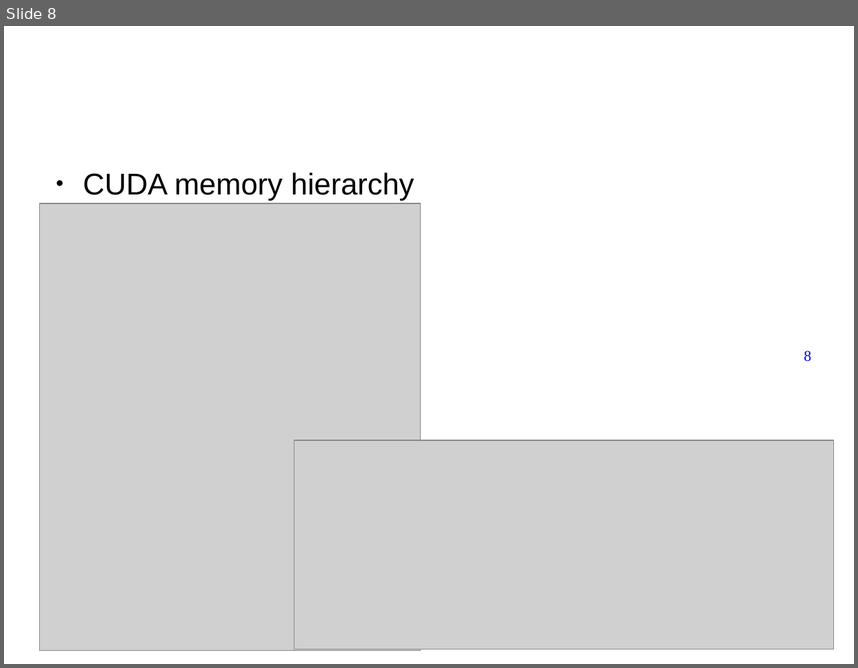
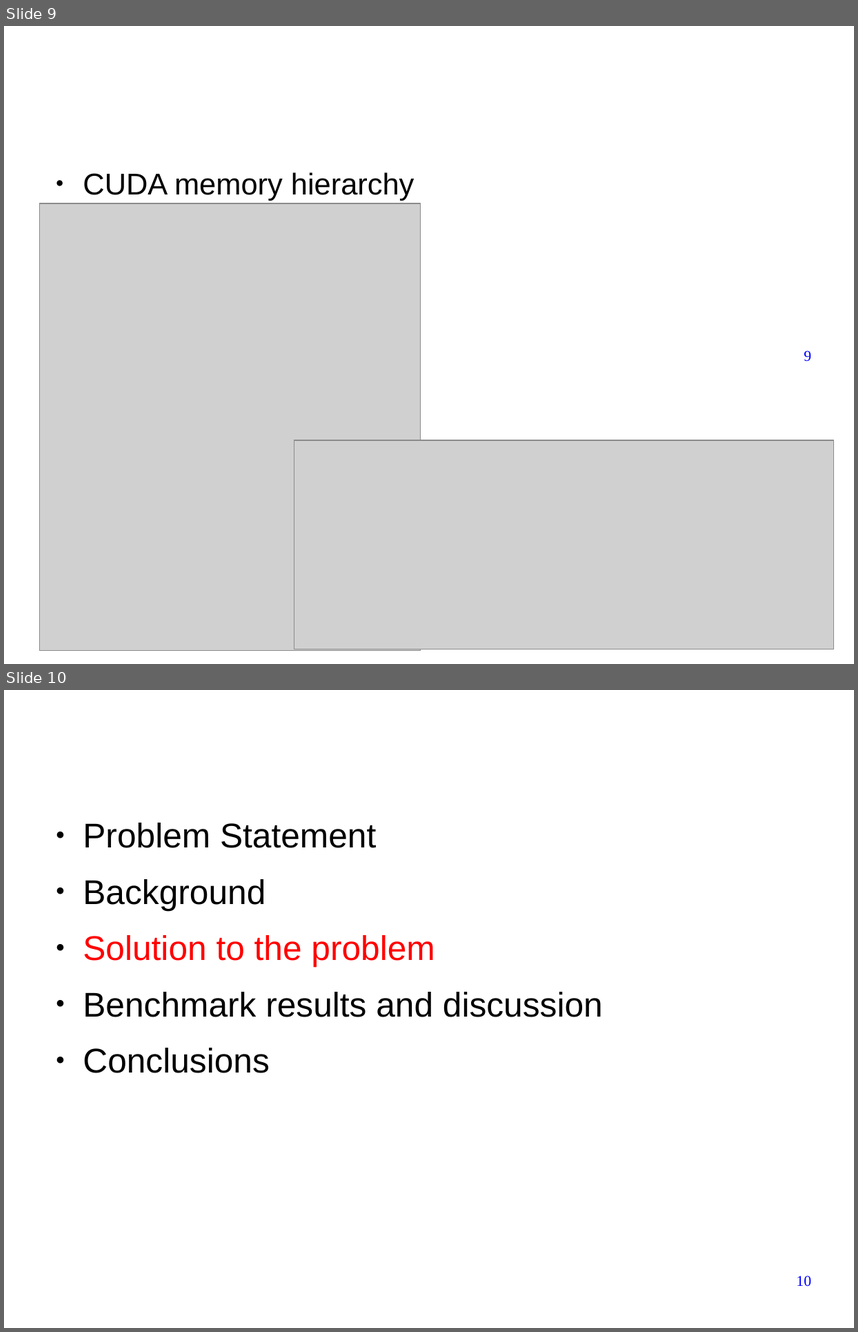
Before and after one commit to forestcheng/cudahmmsearch, a slide deck: thesis/thesisDefense.odp. Shown one above the other, each under a label of ours: slide 8 before the commit, slides 9 and 10 after it. The pictures are 858x668 and 858x1332 pixels, drawn with LibreOffice and Linux fonts; fonts in the diff are those of the drawing; grey boxes stand for pictures; background and template pictures are left out. Boxes give left, top, right and bottom in pixels: in the first picture for what was removed or moved away, otherwise in the second. Text is boxed around its words. In the diff, an @@ line names an element or a change of style, - is before the commit and + after.

```diff
--- a/thesis/thesisDefense.odp
+++ b/thesis/thesisDefense.odp
@@ slide 10 added at [4, 690, 854, 1328], background #FFFFFF @@
@@ title added at [46, 703, 646, 798], 44 pt, text #FFFFFF @@
+Outline
@@ text added at [83, 822, 603, 1073], 32 pt, text #000000 @@
+● Problem Statement
+● Background
+● Solution to the problem
+● Benchmark results and discussion
+● Conclusions
@@ page number added at [796, 1275, 811, 1286], 14 pt, text #0000FF @@
+10
@@ what was slide 8 is now slide 9 @@
@@ page number at [804, 350, 811, 361]: text changed @@
-8
+9
```
Also in this commit, not shown: 15 slides changed, 5 other slides added.
